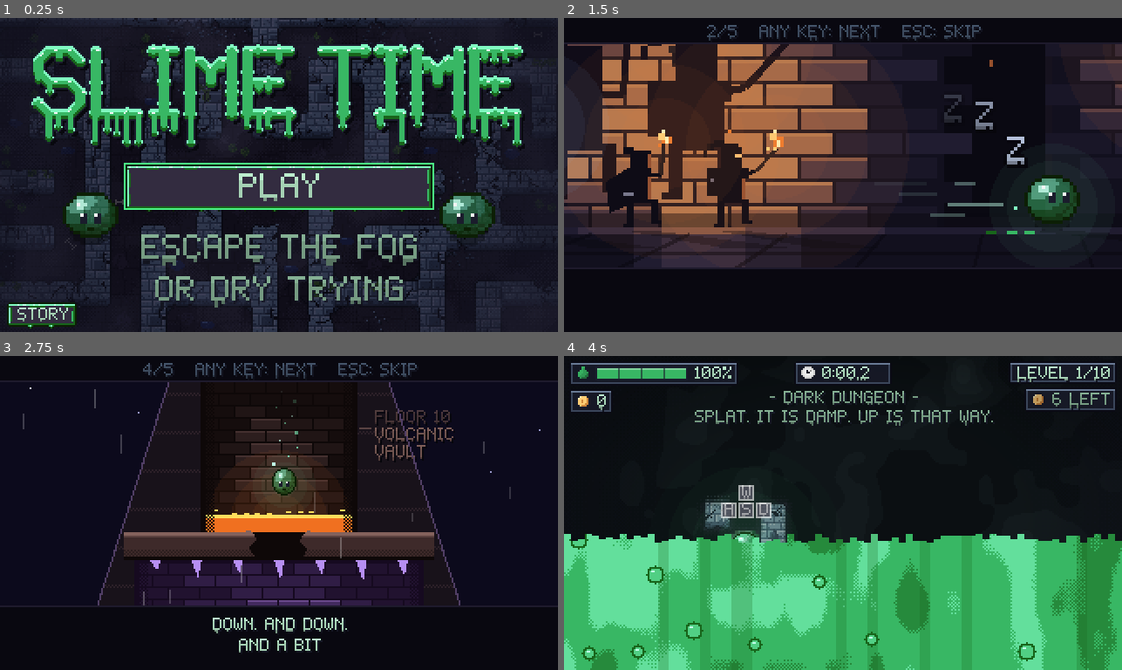
Above: before the commit, frames 1-4 (two rows, left to right).
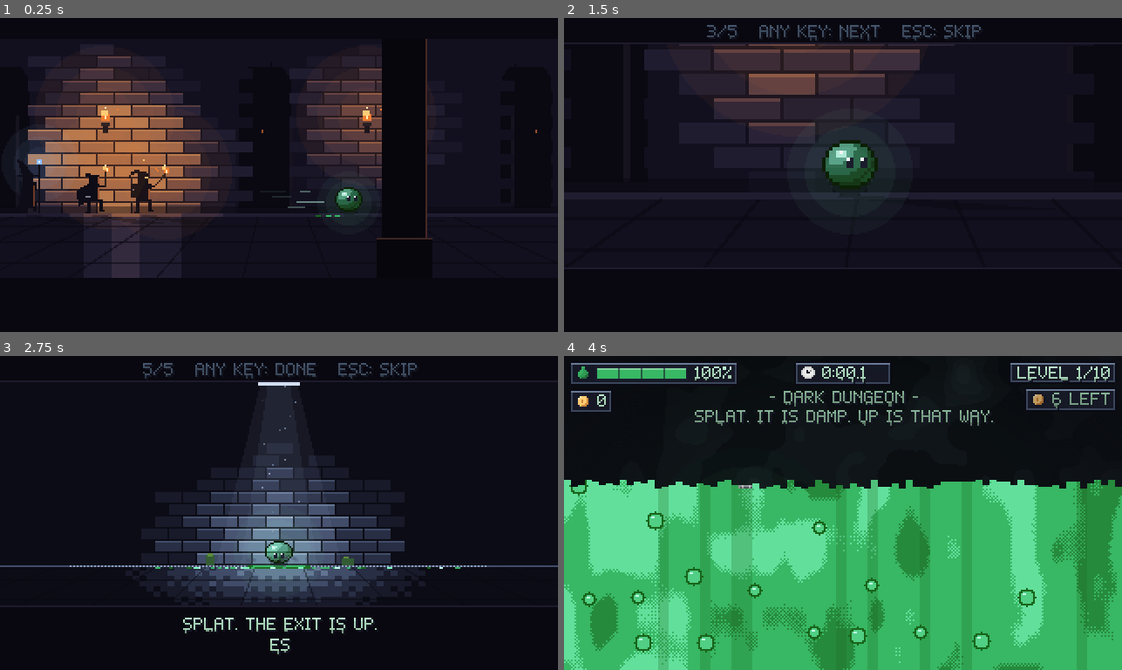
Above: after the commit, the same moments.

Repository: AveryBlue-GD/slime-time
Game: Godot game, scene res://scenes/title.tscn
Two runs of this game, one before a commit and one after it. Both use one fixed random seed, a clock stepped at 60 frames per second and the inputs below.
Inputs (mouse positions are in pixels of both pictures, inside the frame that each line leads up to):
- Up to frame 1 (0.25 s): no input
- Up to frame 2 (1.5 s): click (843, 187) at 0.5 s, where only the run before the commit has a clickable "PLAY"; tap Enter at 1.25 s; move the mouse to (965, 159) at 1.27 s; hold D (move_right) from 1.28 s (still down); tap F (interact) at 1.35 s; click (965, 159) at 1.42 s
- Up to frame 3 (2.75 s): tap Space (jump) at 1.52, 1.82 s; release D (move_right) at 2 s; drag from (167, 528) to (251, 575) at 2.02 s
- Up to frame 4 (4 s): move the mouse to (898, 443) at 2.77 s; hold D (move_right) 2.78-3.5 s; tap J at 2.85 s; click (898, 443) at 2.92 s; click (843, 525) at 3.5 s, where only the run after the commit has a clickable "PLAY"

The runs differ from the first frame. In frame 1, 52% of the frame differs, in the area x 0-100%, y 0-100%; in frame 2, 31%; in frame 3, 19%; in frame 4, 35%.

Commit message:
Play the story intro automatically on first launch, then wipe into the title
Co-Authored-By: Claude Sonnet 5.5 <noreply@anthropic.com>

Diff:
--- a/scripts/story.gd
+++ b/scripts/story.gd
@@ -56,7 +56,18 @@
 	UIKit.go(tree, SCENE)
 
 
-## Whether the intro should play before level 1: only for a save that hasn't seen it.
+## True once the game's boot title has been reached (so the launch trailer is only ever offered once per run).
+static var launched := false
+
+
+## The launch trailer: the first time the game opens the title (the current scene, i.e. a real
+## launch, not a test instancing it) on a save that hasn't seen the intro.
+static func launch_due(title: Node, progress: Node) -> bool:
+	return not launched and title.is_inside_tree() and title.get_tree().current_scene == title \
+		and intro_due(progress)
+
+
+## Whether the intro should play automatically: only for a save that hasn't seen it.
 static func intro_due(progress: Node) -> bool:
 	return progress != null and not progress.dev_tools and not progress.has_seen_story(progress.STORY_INTRO)
 
--- a/scripts/ui/title.gd
+++ b/scripts/ui/title.gd
@@ -13,6 +13,16 @@
 
 
 func _ready() -> void:
+	# The very first launch of a fresh save opens with the animated intro (the launch trailer),
+	# which then wipes into this screen. Only the title the game boots into counts.
+	if Story.launch_due(self, Progress):
+		Story.launched = true
+		Story.mode = "intro"
+		Story.next_scene = UIKit.TITLE_SCENE
+		get_tree().change_scene_to_file.call_deferred(Story.SCENE)
+		return
+	if get_tree().current_scene == self:
+		Story.launched = true  # the booted title: no trailer later this run
 	UIKit.setup_screen(self, "")
 	# The logo is drawn in the slime sheet's goo shades, so the skin shader recolors it too.
 	var logo := TextureRect.new()
@@ -88,13 +98,10 @@
 	UIKit.go(get_tree(), UIKit.HUB_SCENE)
 
 
-## First launch: straight into level 1.
+## First launch: straight into level 1 (the intro already played when the game opened).
 func _play() -> void:
 	Progress.start_story(1)
-	if Story.intro_due(Progress):
-		Story.play(get_tree(), "intro", UIKit.GAME_SCENE)
-	else:
-		UIKit.go(get_tree(), UIKit.GAME_SCENE)
+	UIKit.go(get_tree(), UIKit.GAME_SCENE)
 
 
 ## The intro again (and then back to the title).
--- /dev/null
+++ b/tests/demo_launch.gd
@@ -0,0 +1,16 @@
+extends Node
+
+## Screenshot scenario: a first launch of a fresh save: the launch trailer, skipped with Esc,
+## wiping into the title (PLAY). Never saves.
+## ./tools/screenshot.sh --frames 150 --scene res://tests/demo_launch.tscn
+
+func _ready() -> void:
+	Progress.saving_enabled = false
+	Progress.dev_tools = false
+	Progress.levels_cleared = 0
+	Progress.story_seen = 0
+	Story.launched = false
+	var helper := Node.new()  # outlives this scene
+	helper.set_script(preload("res://tests/demo_launch_helper.gd"))
+	get_tree().root.add_child.call_deferred(helper)
+	get_tree().change_scene_to_file.call_deferred(UIKit.TITLE_SCENE)
--- /dev/null
+++ b/tests/demo_launch.tscn
@@ -0,0 +1,6 @@
+[gd_scene load_steps=2 format=3]
+
+[ext_resource type="Script" path="res://tests/demo_launch.gd" id="1_script"]
+
+[node name="DemoLaunch" type="Node"]
+script = ExtResource("1_script")
--- /dev/null
+++ b/tests/demo_launch_helper.gd
@@ -0,0 +1,12 @@
+extends Node
+
+var _frames := 0
+
+
+func _physics_process(_delta: float) -> void:
+	_frames += 1
+	if _frames == 40:
+		var key := InputEventKey.new()
+		key.keycode = KEY_ESCAPE
+		key.pressed = true
+		Input.parse_input_event(key)
--- a/tests/test_flow.gd
+++ b/tests/test_flow.gd
@@ -21,6 +21,7 @@
 	# --- Title: fresh save -> PLAY -> level 1; existing save -> ENTER THE HUB
 	progress.levels_cleared = 0
 	progress.tutorial_seen = 0
+	progress.story_seen = 0  # even with the intro unseen, PLAY no longer replays it (it plays at launch)
 	_check(progress.is_fresh_save(), "a save with nothing cleared is fresh")
 	var title: Control = load("res://scenes/title.tscn").instantiate()
 	root.add_child(title)
@@ -29,7 +30,7 @@
 	title.enter_button.pressed.emit()
 	await _frames(90)
 	_check(current_scene != null and current_scene.scene_file_path == "res://scenes/main.tscn" and current_scene.level == 1,
-		"PLAY goes straight into level 1")
+		"PLAY goes straight into level 1 (no intro)")
 	if current_scene:
 		current_scene.free()
 	current_scene = null
--- a/tests/test_story.gd
+++ b/tests/test_story.gd
@@ -82,6 +82,45 @@
 	progress.reset_progress()
 	_check(progress.story_seen == 0, "RESET PROGRESS clears the flag")
 
+	# --- Launch trailer: the boot title hands a fresh save to the intro, which wipes back into the title
+	progress.reset_progress()
+	Story.launched = false
+	await _frames(60)  # let the wipes the checks above started land (they change scenes)
+	if current_scene:
+		current_scene.free()
+		current_scene = null
+	var packed: PackedScene = load("res://scenes/title.tscn")
+	Story.launched = false
+	var boot: Control = packed.instantiate()
+	root.add_child(boot)  # not the current scene: a test instancing the title is never hijacked
+	await _frames(2)
+	_check(boot.enter_button != null and current_scene != boot and not Story.launched, "a title that isn't the booted scene doesn't start the trailer or use up the launch")
+	boot.free()
+	progress.dev_tools = true
+	change_scene_to_packed(packed)  # like the real boot: the title is the current scene before it is ready
+	await _frames(3)
+	_check(current_scene != null and current_scene.scene_file_path == UIKit.TITLE_SCENE and Story.launched, "dev mode: the booted title just builds (never the trailer)")
+	progress.dev_tools = false
+	current_scene.free()
+	current_scene = null
+	Story.launched = false
+	change_scene_to_packed(packed)
+	await _frames(5)
+	_check(current_scene != null and current_scene.scene_file_path == Story.SCENE and Story.launched, "booting a fresh save opens the intro first")
+	var trailer := current_scene
+	await _frames(20)
+	trailer._unhandled_input(_key(KEY_ESCAPE))
+	await _frames(90)
+	_check(progress.has_seen_story(progress.STORY_INTRO), "skipping the trailer marks it seen")
+	_check(current_scene != null and current_scene.scene_file_path == UIKit.TITLE_SCENE and current_scene.enter_button.text == "PLAY",
+		"...and lands on the title (PLAY, fresh save)")
+	Story.launched = false
+	_check(not Story.launch_due(current_scene, progress), "second launch: straight to the title, no trailer")
+	current_scene.free()
+	current_scene = null
+	Story.launched = true
+	progress.reset_progress()
+
 	# --- Left alone, every shot plays and moves on by itself (runs every shot's drawing)
 	progress.story_seen = 0
 	for which in ["intro", "finale"]:
Not shown, added: tests/demo_launch.gd.uid
Not shown, added: tests/demo_launch_helper.gd.uid
Not shown, changed: docs/handoff.md
